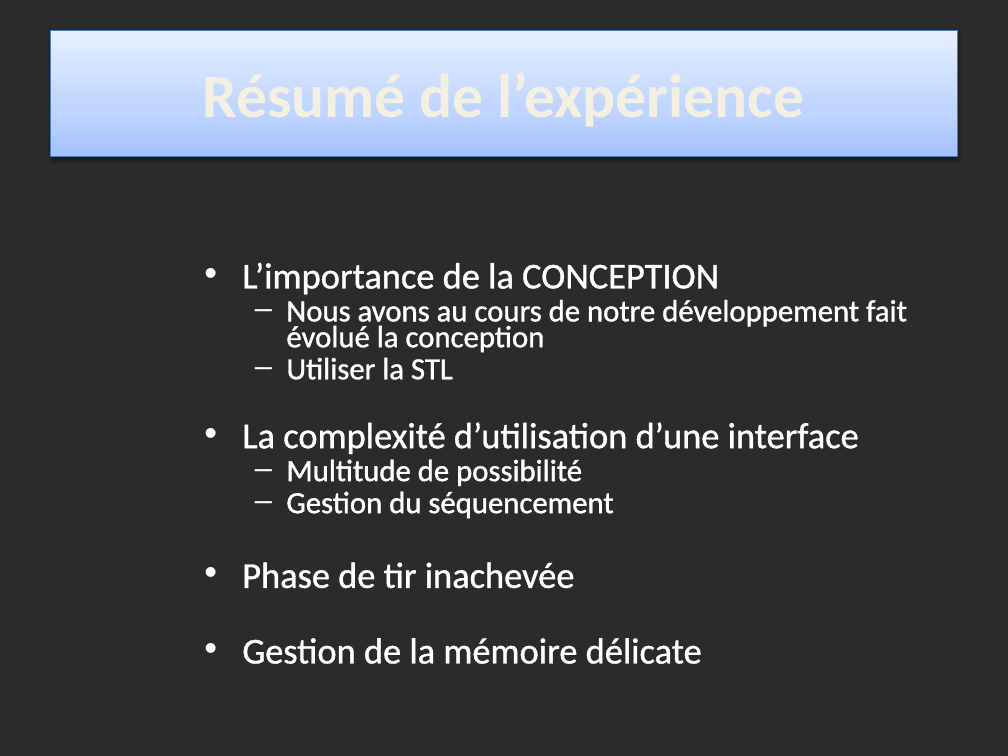
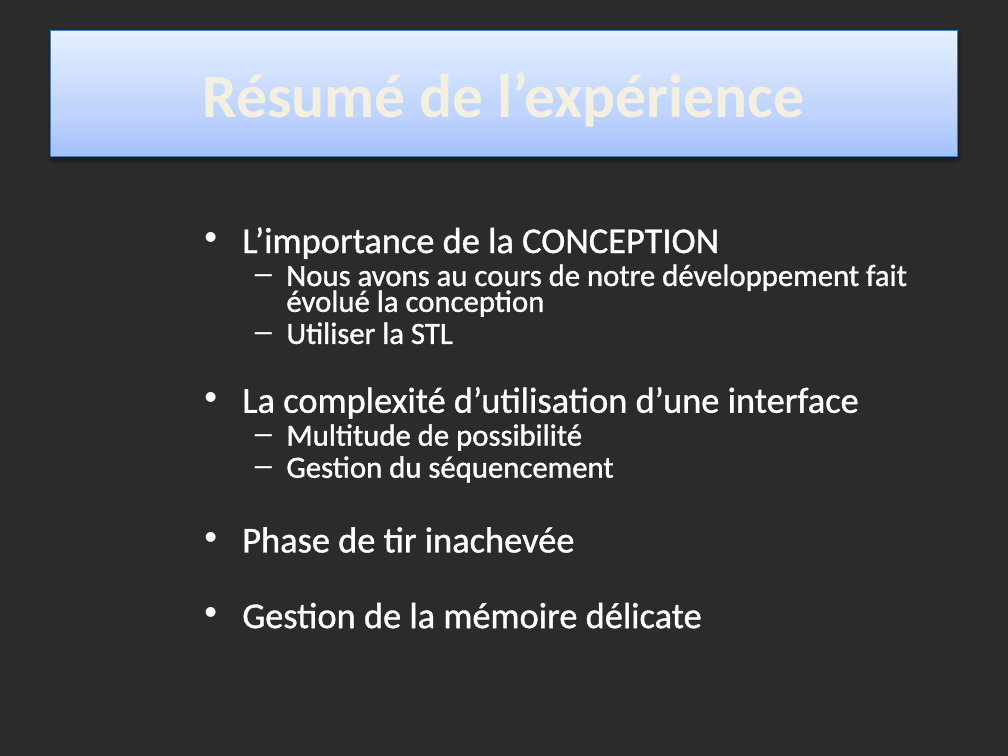
Before and after one commit to Issam-Engineer/tp4infoinsa, a slide deck: slide 5 of TPs CPOO/Gareth & Maxime/Projet/Présentation.pptx. Drawn at 1008x756 pixels with LibreOffice and Linux fonts; fonts in the diff are those of the drawing; background and template pictures are left out; a plain dark background stands for a picture behind light text. Boxes give left, top, right and bottom in pixels: in the first picture for what was removed or moved away, otherwise in the second. Text is boxed around its words. In the diff, an @@ line names an element or a change of style, - is before the commit and + after.

```diff
--- a/TPs CPOO/Gareth & Maxime/Projet/Présentation.pptx
+++ b/TPs CPOO/Gareth & Maxime/Projet/Présentation.pptx
@@ text "L’importance de la CONCEPTION" moved from (x1=242, y1=262, x2=907, y2=664) to (x1=242, y1=227, x2=907, y2=629) @@
```
Also in this commit, not shown: 4 other slides changed, 27 other files.
